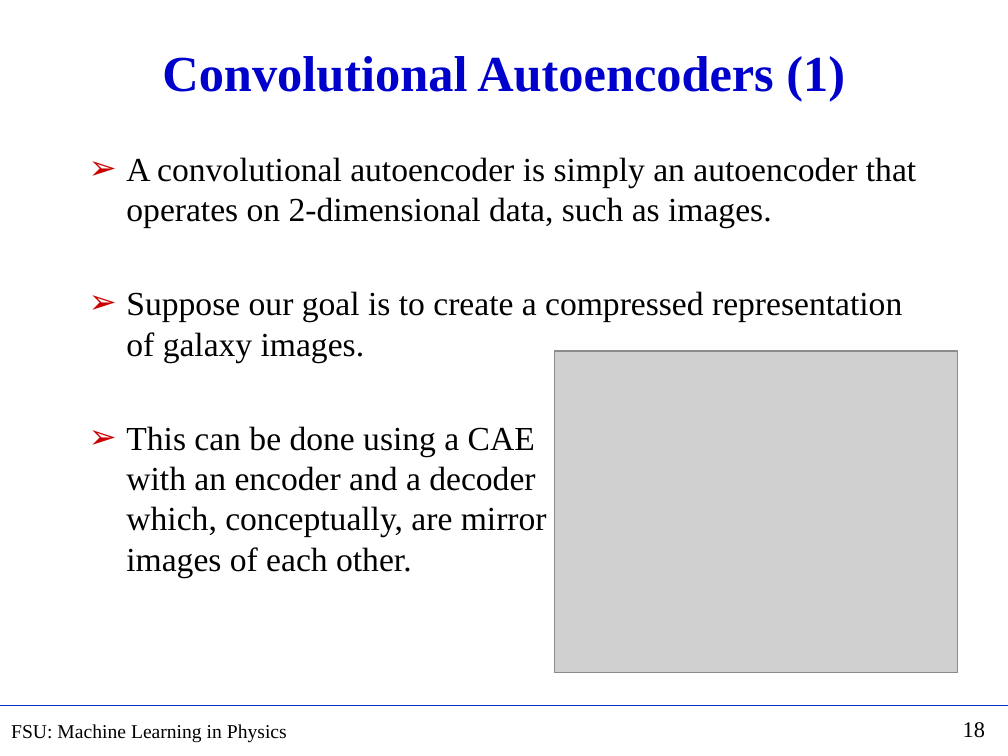
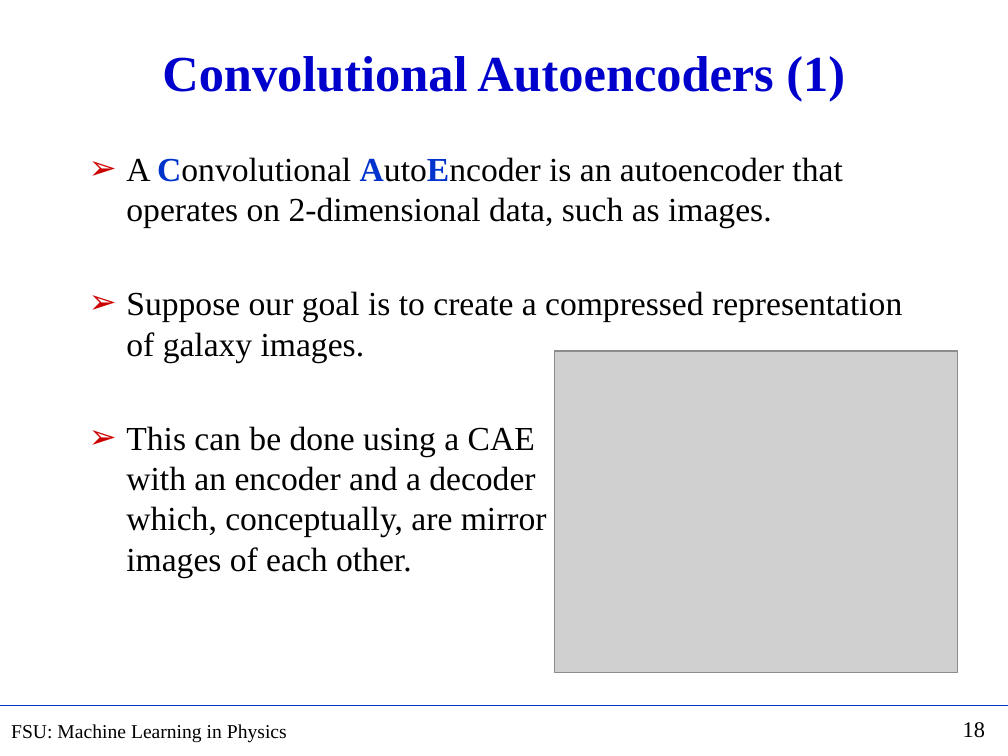
Before and after one commit to hbprosper/mlinphysics, a slide deck: slide 18 of Lectures/05.AE/Lecture_AE.pptx. Drawn at 1008x756 pixels with LibreOffice and Linux fonts; fonts in the diff are those of the drawing; grey boxes stand for pictures. Boxes give left, top, right and bottom in pixels: in the first picture for what was removed or moved away, otherwise in the second. Text is boxed around its words. In the diff, an @@ line names an element or a change of style, - is before the commit and + after.

```diff
--- a/Lectures/05.AE/Lecture_AE.pptx
+++ b/Lectures/05.AE/Lecture_AE.pptx
@@ text at (x1=126, y1=157, x2=842, y2=228): text changed @@
-➢ A convolutional autoencoder is simply an autoencoder that operates on 2-dimensional data, such as images.
+➢ A Convolutional AutoEncoder is an autoencoder that operates on 2-dimensional data, such as images.
```
Also in this commit, not shown: 7 other slides changed, 2 other files.
